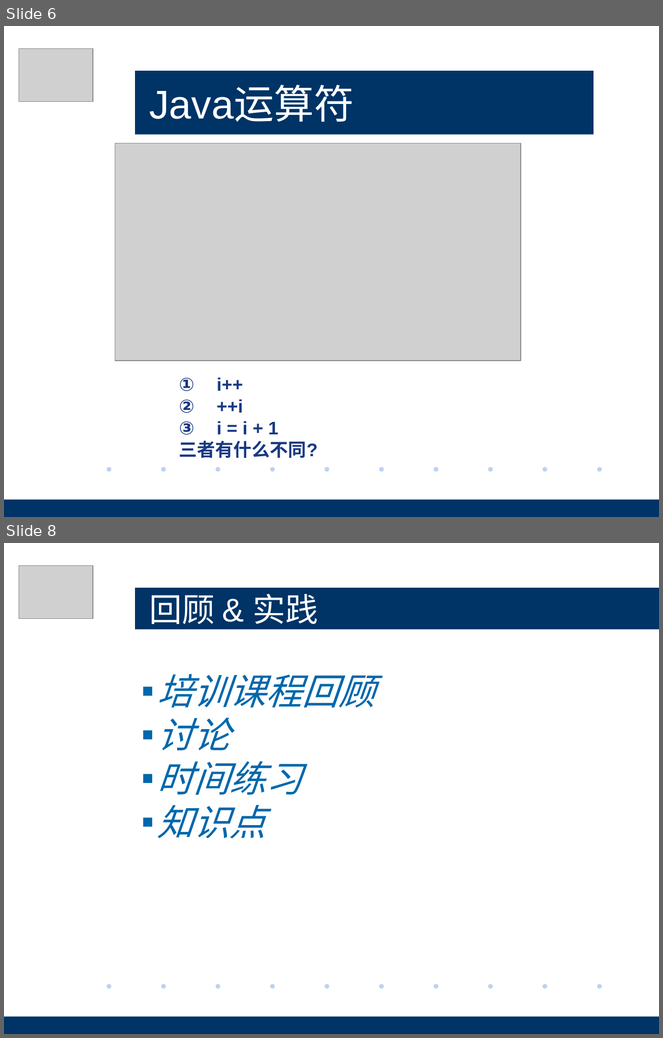
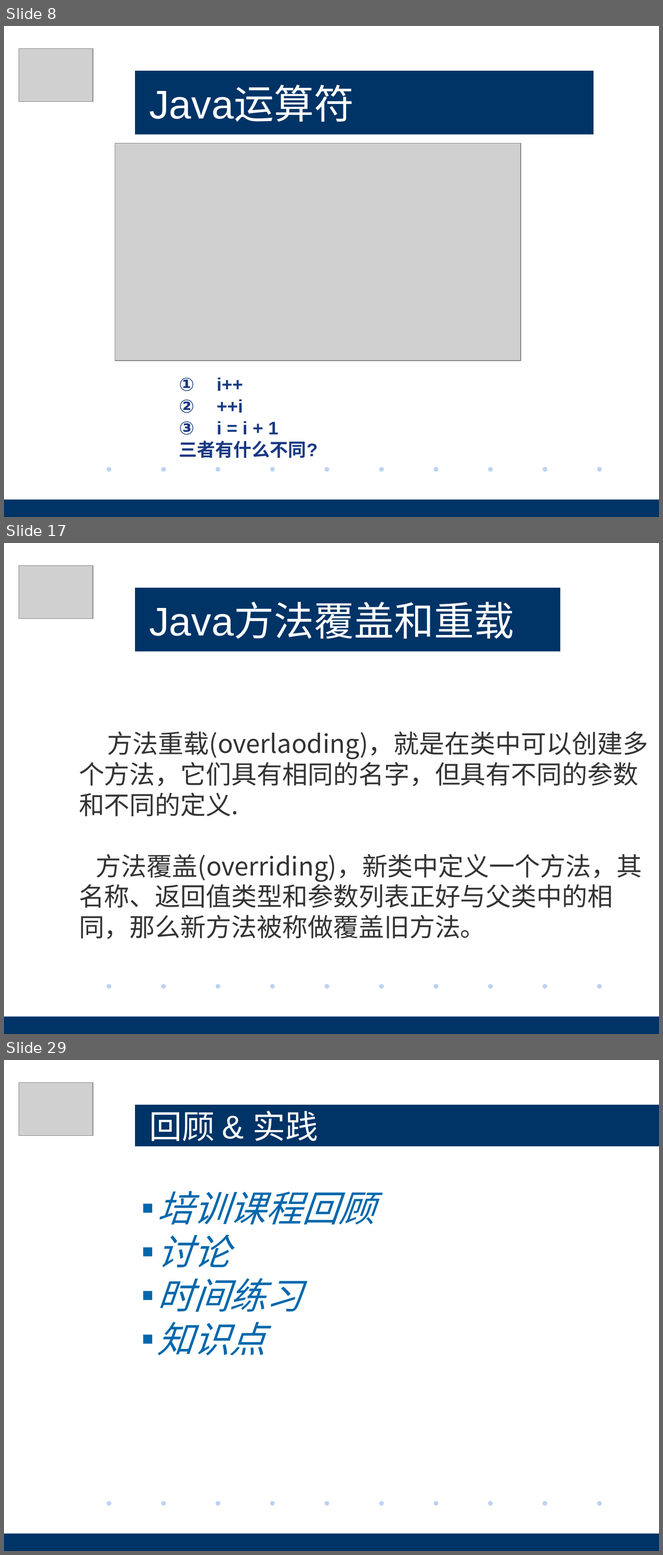
Before and after one commit to pez1420/peixun, a slide deck: Java基础/Java基础培训-基础语法.pptx. Shown one above the other, each under a label of ours: slides 6 and 8 before the commit, slides 8, 17 and 29 after it; the slides between them are not shown. The pictures are 663x1038 and 663x1555 pixels, drawn with LibreOffice and Linux fonts; fonts in the diff are those of the drawing; grey boxes stand for pictures; background and template pictures are left out. Boxes give left, top, right and bottom in pixels: in the first picture for what was removed or moved away, otherwise in the second. Text is boxed around its words. In the diff, an @@ line names an element or a change of style, - is before the commit and + after.

```diff
--- a/Java基础/Java基础培训-基础语法.pptx
+++ b/Java基础/Java基础培训-基础语法.pptx
@@ slide 17 added at bbox=[4, 543, 659, 1034], background #FFFFFF; not listed: 12 template elements that a slide beside it also shows @@
@@ picture added at bbox=[19, 566, 92, 619] @@
@@ title added at bbox=[135, 588, 560, 651], fill #003366, 44 pt, text #FFFFFF @@
+Java方法覆盖和重载
@@ text added at bbox=[79, 731, 648, 939], 28 pt, text #333333 @@
+方法重载(overlaoding)，就是在类中可以创建多个方法，它们具有相同的名字，但具有不同的参数和不同的定义.
+方法覆盖(overriding)，新类中定义一个方法，其名称、返回值类型和参数列表正好与父类中的相同，那么新方法被称做覆盖旧方法。
@@ rectangle added at bbox=[550, 1021, 659, 1034], fill #003366 @@
@@ what was slide 6 is now slide 8 @@
@@ what was slide 8 is now slide 29 @@
```
Also in this commit, not shown: 1 slide changed, 21 other slides added, 1 slide removed, 3 other files.
